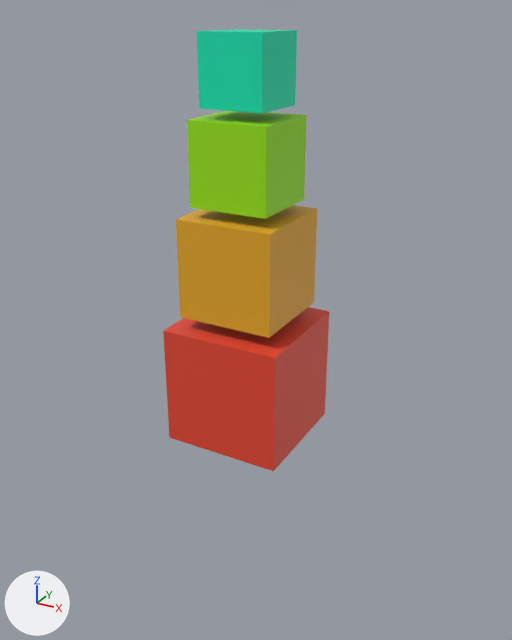
Before and after pictures for a commit that changed the Blender file static/source_data.blend.
The view is the same before and after, from a 50 mm camera at (5.25, -9.31, 5.7) aimed at (1.04, -1.64, 1.86). The axes (+X, +Y, +Z) are drawn at lower left. The lights are the same throughout.
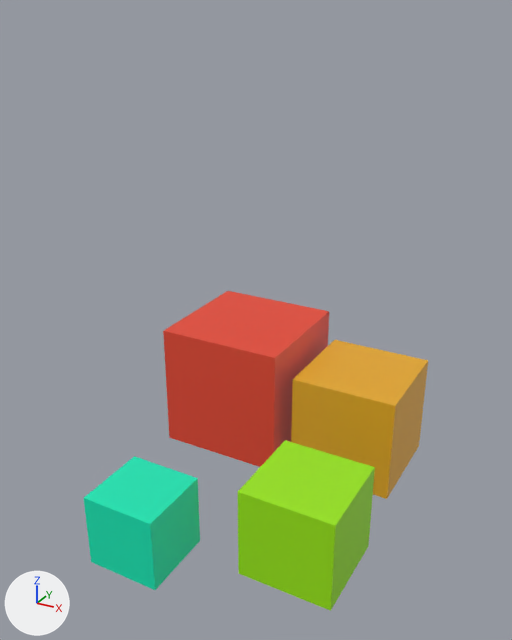
Pixel boxes (x1, y1, x2, y2) of what changed, in the pictures (512 x 640 px):
'Mesh2', moved
    before: (176, 205, 317, 338)
    after: (291, 340, 428, 499)
'Mesh3', moved
    before: (187, 111, 306, 219)
    after: (238, 440, 375, 611)
'Mesh4', moved
    before: (197, 29, 297, 113)
    after: (84, 456, 200, 590)

Edits to the bpy script that builds the scene:
```text
Change ob_mesh2:
    ob_mesh2.location: (0.0, 0.0, 2.0) -> (2.0, 0.0, -0.2)
Change ob_mesh3:
    ob_mesh3.location: (0.0, 0.0, 3.6) -> (2.3, -2.6, -0.3)
Change ob_mesh4:
    ob_mesh4.location: (0.0, 0.0, 4.9) -> (0.4, -3.5, -0.4)
```
